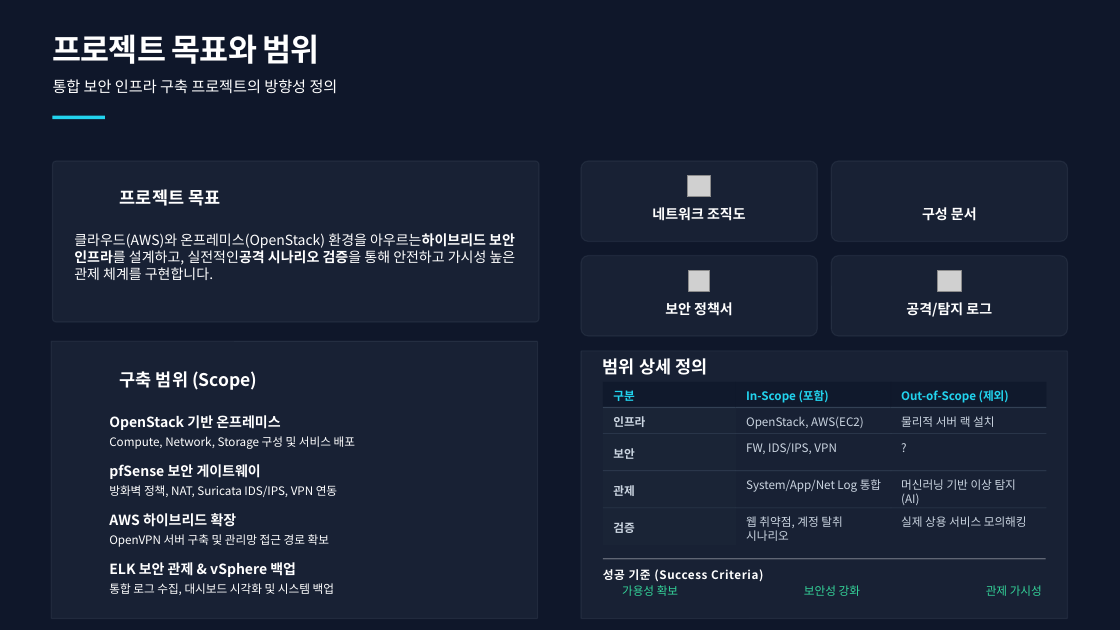
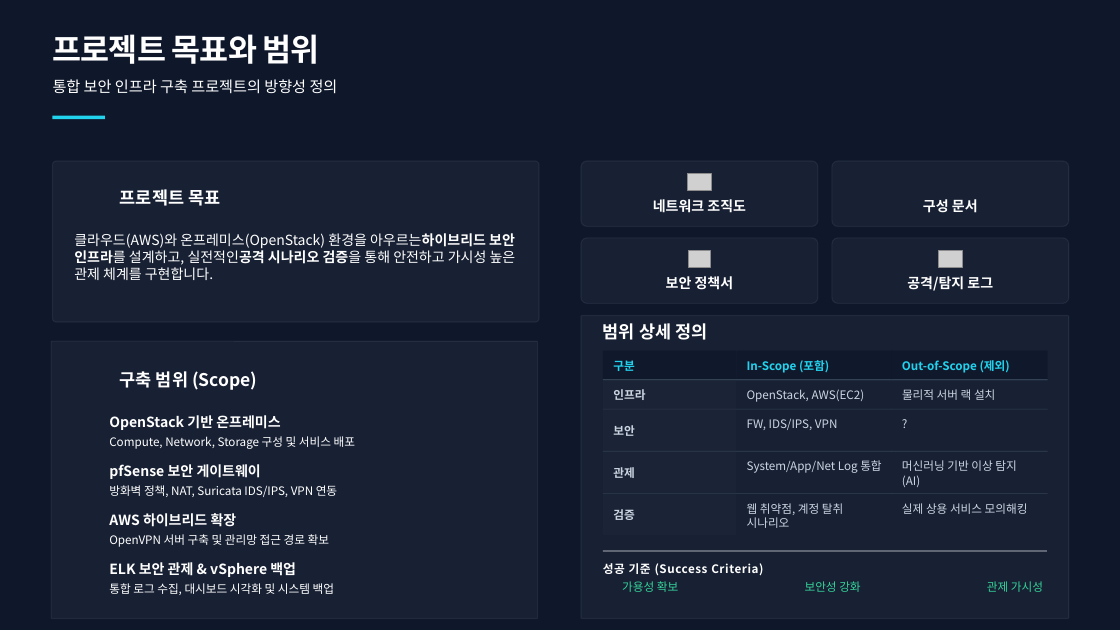
Before and after one commit to thddmstn/project, a slide deck: slide 3 of security_infrastructure_presentation_20260121114303.pptx. Drawn at 1120x630 pixels with LibreOffice and Linux fonts; fonts in the diff are those of the drawing; grey boxes stand for pictures; background and template pictures are left out. Boxes give left, top, right and bottom in pixels: in the first picture for what was removed or moved away, otherwise in the second. Text is boxed around its words. In the diff, an @@ line names an element or a change of style, - is before the commit and + after.

```diff
--- a/security_infrastructure_presentation_20260121114303.pptx
+++ b/security_infrastructure_presentation_20260121114303.pptx
@@ rounded rectangle: place and size @@
-rounded rectangle at [581,161,818,242]
+rounded rectangle at [581,161,818,227]
@@ picture: place and size @@
-picture at [687,176,711,197]
+picture at [688,173,712,190]
@@ rounded rectangle: place and size @@
-rounded rectangle at [832,161,1068,242]
+rounded rectangle at [832,161,1069,227]
@@ text "네트워크 조직도": place and size @@
-text "네트워크 조직도" at [652,207,746,221]
+text "네트워크 조직도" at [653,199,746,213]
@@ text "구성 문서": place and size @@
-text "구성 문서" at [922,207,977,221]
+text "구성 문서" at [923,199,978,213]
@@ rounded rectangle: place and size @@
-rounded rectangle at [581,255,818,336]
+rounded rectangle at [581,238,818,303]
@@ rounded rectangle: place and size @@
-rounded rectangle at [832,255,1068,336]
+rounded rectangle at [832,238,1069,303]
@@ picture: place and size @@
-picture at [689,271,710,292]
+picture at [689,250,710,267]
@@ picture: place and size @@
-picture at [938,271,961,292]
+picture at [939,250,962,267]
@@ text "보안 정책서": place and size @@
-text "보안 정책서" at [665,302,733,316]
+text "보안 정책서" at [666,276,734,290]
@@ text "공격/탐지 로그": place and size @@
-text "공격/탐지 로그" at [906,302,992,317]
+text "공격/탐지 로그" at [907,276,993,291]
@@ rounded rectangle: place and size @@
-rounded rectangle at [581,351,1068,619]
+rounded rectangle at [581,316,1070,619]
@@ text "범위 상세 정의": place and size @@
-text "범위 상세 정의" at [603,358,707,375]
+text "범위 상세 정의" at [603,323,707,340]
@@ rectangle: place and size @@
-rectangle at [603,382,736,408]
+rectangle at [603,350,737,380]
@@ rectangle: place and size @@
-rectangle at [736,382,891,408]
+rectangle at [737,350,893,380]
@@ rectangle: place and size @@
-rectangle at [891,382,1046,408]
+rectangle at [891,350,1048,380]
@@ 6 texts, 4 rectangles: place and size @@
-6 texts, 4 rectangles at [603,408,1046,464]
+6 texts, 4 rectangles at [603,381,1048,444]
@@ 3 texts, 3 rectangles: place and size @@
-3 texts, 3 rectangles at [603,390,1046,408]
+3 texts, 3 rectangles at [603,360,1048,381]
@@ rectangle: place and size @@
-rectangle at [603,434,736,471]
+rectangle at [603,410,737,452]
@@ rectangle: place and size @@
-rectangle at [603,471,736,508]
+rectangle at [603,452,737,494]
@@ 3 texts, 3 rectangles: place and size @@
-3 texts, 3 rectangles at [603,471,1046,505]
+3 texts, 3 rectangles at [603,451,1048,487]
@@ rectangle: place and size @@
-rectangle at [603,508,736,545]
+rectangle at [603,494,737,535]
@@ 3 texts, 3 rectangles: place and size @@
-3 texts, 3 rectangles at [603,507,1046,541]
+3 texts, 3 rectangles at [603,493,1048,528]
@@ 4 texts: place and size @@
-4 texts at [603,569,1042,596]
+4 texts at [603,563,1043,592]
@@ rectangle: place and size @@
-rectangle at [603,559,1046,560]
+rectangle at [603,551,1048,552]
```
Also in this commit, not shown: 3 other slides changed, 1 slide added.
